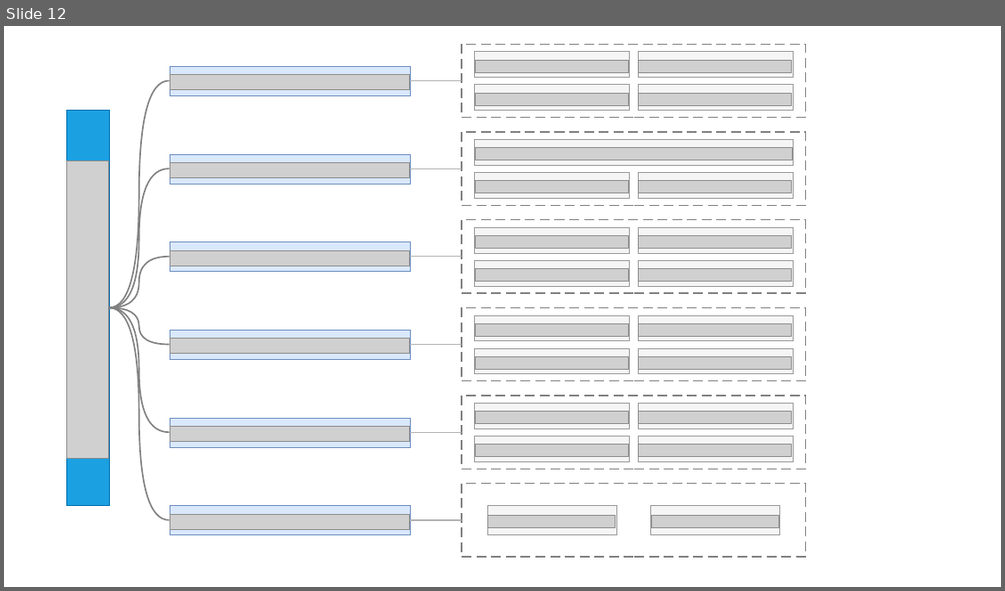
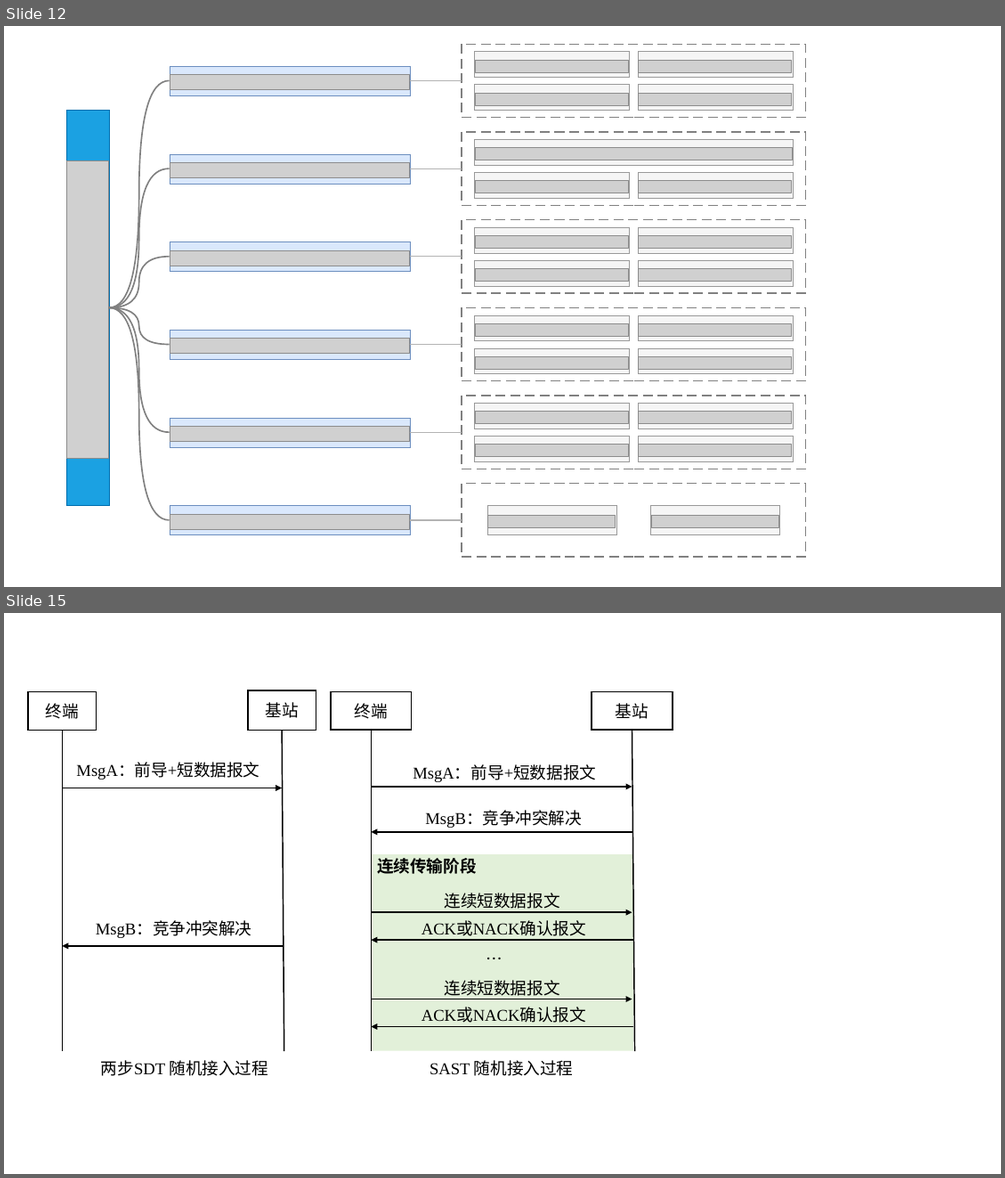
Before and after one commit to Aworrier/zzzwl-big_paper, a slide deck: PPT画图.pptx. Shown one above the other, each under a label of ours: slide 12 before the commit, slides 12 and 15 after it; the slides between them are not shown. The pictures are 1005x591 and 1005x1178 pixels, drawn with LibreOffice and Linux fonts; fonts in the diff are those of the drawing; grey boxes stand for pictures. Boxes give left, top, right and bottom in pixels: in the first picture for what was removed or moved away, otherwise in the second. Text is boxed around its words. In the diff, an @@ line names an element or a change of style, - is before the commit and + after.

```diff
--- a/PPT画图.pptx
+++ b/PPT画图.pptx
@@ slide 15 added at (4,613,1001,1174), background #FFFFFF @@
@@ group added at (28,690,672,1076): 12 texts, 8 arrows, 5 rectangles, 4 lines @@
+终端
+基站
+MsgA：前导+短数据报文
+MsgB：竞争冲突解决
+两步SDT 随机接入过程
+SAST 随机接入过程
+终端
+基站
+MsgA：前导+短数据报文
+MsgB：竞争冲突解决
+连续短数据报文
+ACK或NACK确认报文
+…
+连续短数据报文
+ACK或NACK确认报文
+连续传输阶段
```
Also in this commit, not shown: 1 slide changed, 1 other slide added, 33 other files.
